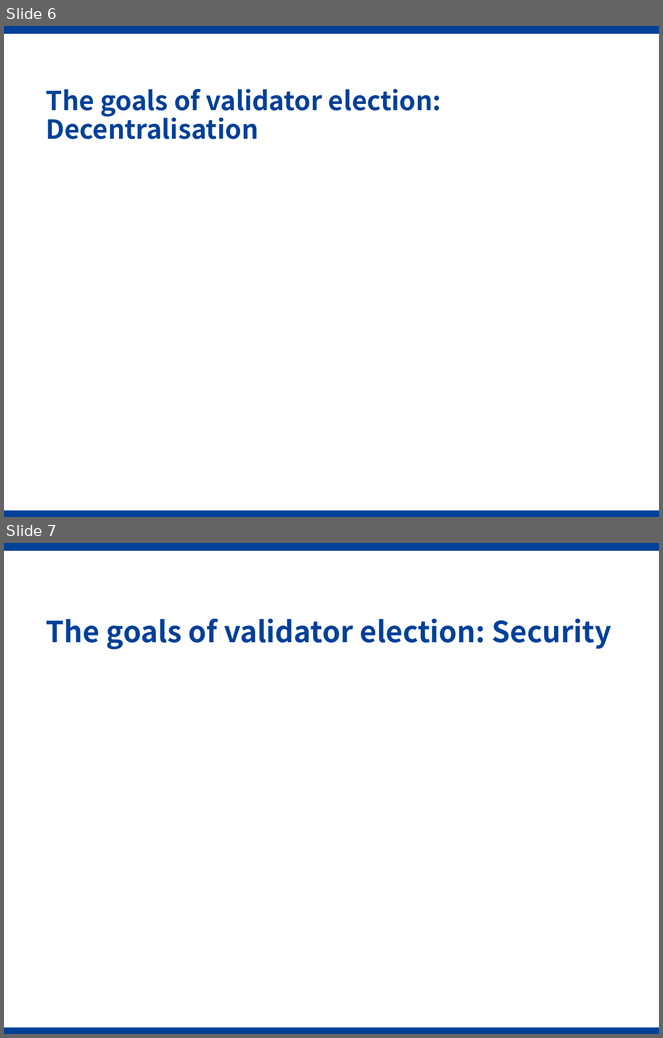
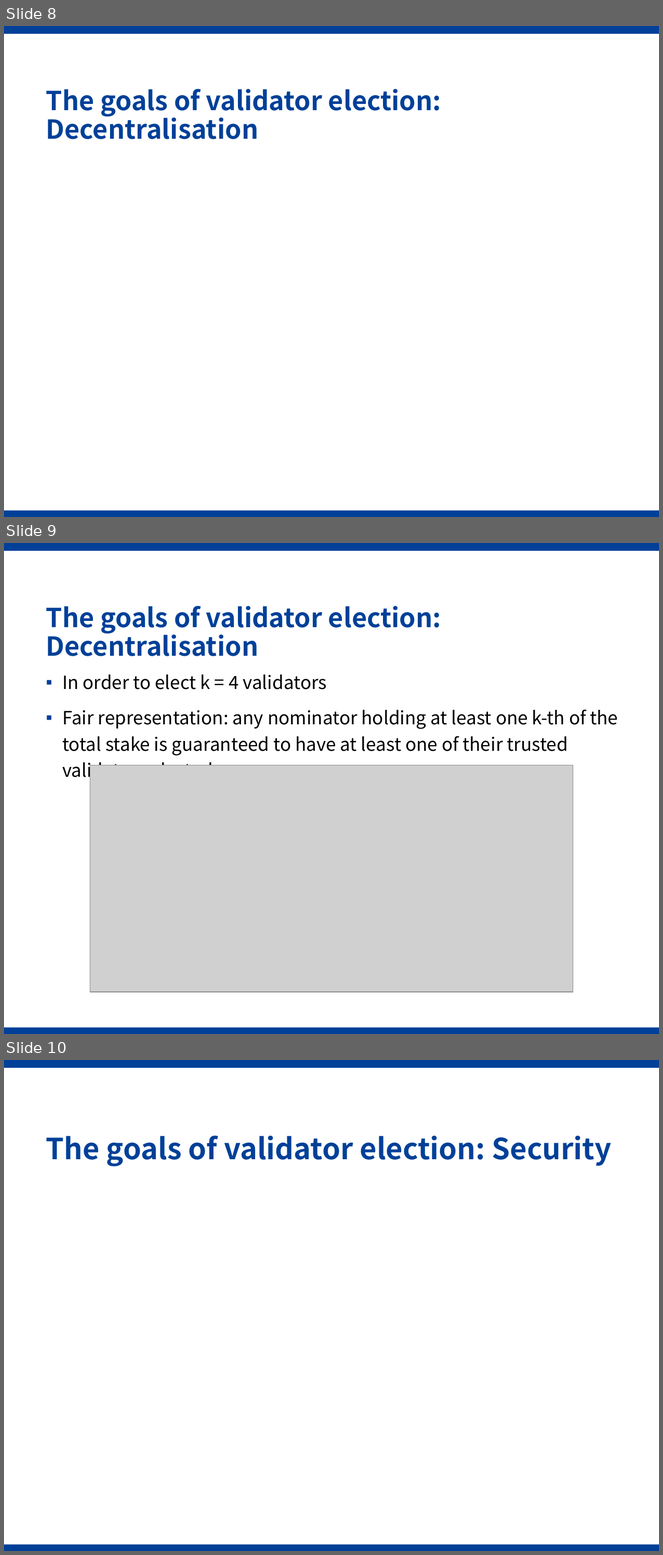
Before and after one commit to Voidkai/Polkadot, a slide deck: PPT/Polkadot-PPT.pptx. Shown one above the other, each under a label of ours: slides 6 and 7 before the commit, slides 8, 9 and 10 after it. The pictures are 663x1038 and 663x1555 pixels, drawn with LibreOffice and Linux fonts; fonts in the diff are those of the drawing; grey boxes stand for pictures; background and template pictures are left out. Boxes give left, top, right and bottom in pixels: in the first picture for what was removed or moved away, otherwise in the second. Text is boxed around its words. In the diff, an @@ line names an element or a change of style, - is before the commit and + after.

```diff
--- a/PPT/Polkadot-PPT.pptx
+++ b/PPT/Polkadot-PPT.pptx
@@ slide 9 added at (4,543,659,1034), background #FFFFFF; not listed: 2 template elements that a slide beside it also shows @@
@@ title added at (46,606,441,656), 28.8 pt, text #004098, bold @@
+The goals of validator election: Decentralisation
@@ text added at (62,675,619,782), 20 pt, text #000000 @@
+▪ In order to elect k = 4 validators
+▪ Fair representation: any nominator holding at least one k-th of the total stake is guaranteed to have at least one of their trusted validators elected.
@@ picture added at (90,765,573,992) @@
@@ what was slide 6 is now slide 8 @@
@@ what was slide 7 is now slide 10 @@
```
Also in this commit, not shown: 2 slides changed, 3 other slides added, 1 other file.
